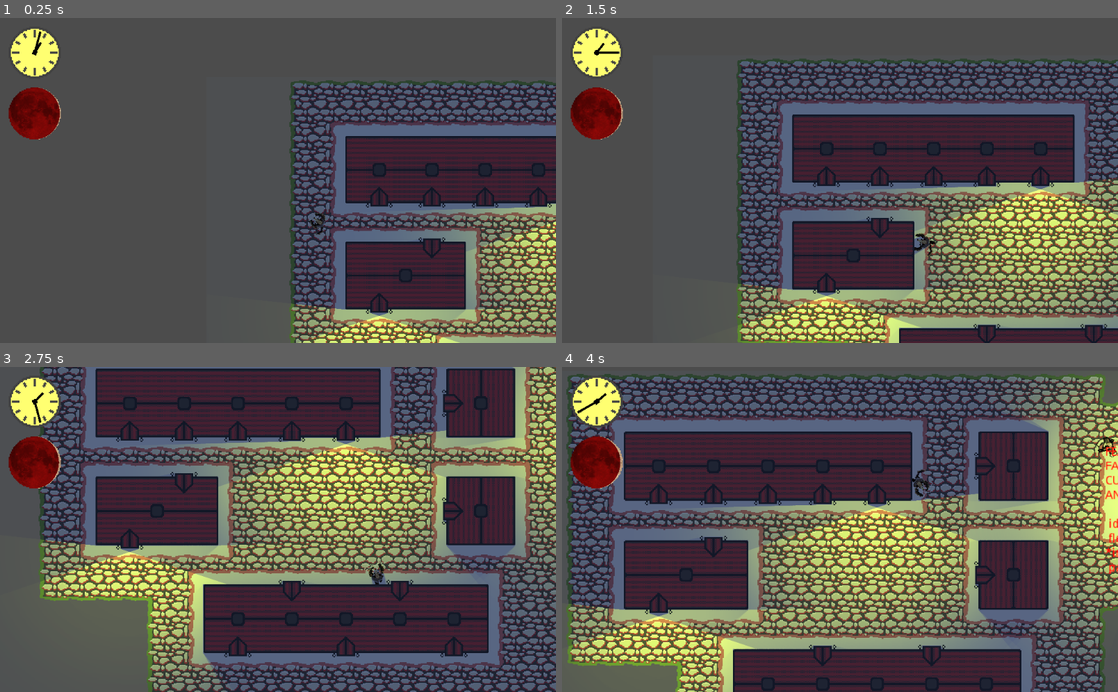
Above: before the commit, frames 1-4 (two rows, left to right).
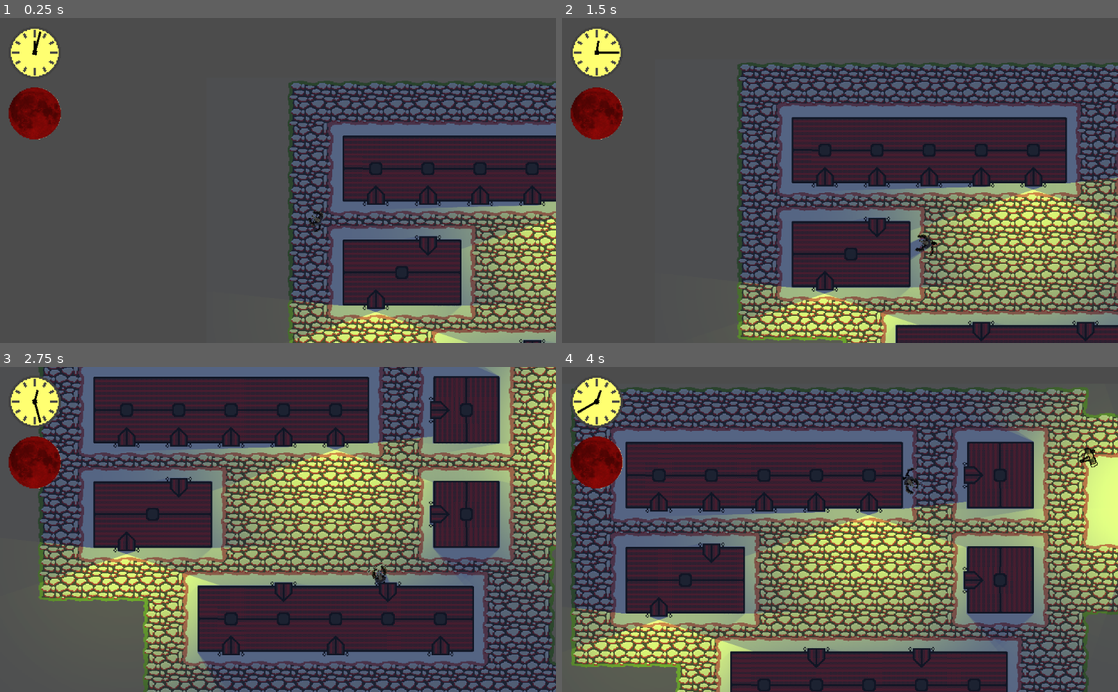
Above: after the commit, the same moments.

Repository: marc-hugh-tom/game-off-2020
Game: Godot game, scene res://nodes/PlayState.tscn
Same seed, same stepped clock (60 frames per second), same inputs: the game is played once before the commit and once after it.
Inputs (mouse positions are in pixels of both pictures, inside the frame that each line leads up to):
- Up to frame 1 (0.25 s): no input
- Up to frame 2 (1.5 s): move the mouse to (962, 164) at 0.52 s; press the mouse at (962, 164) at 0.53 s; hold D (right) 0.53-1.28 s; move the mouse to (728, 196) at 1.27 s; release the mouse at (728, 196) at 1.28 s; hold S (down) from 1.28 s (still down); click (728, 196) at 1.35 s
- Up to frame 3 (2.75 s): move the mouse to (333, 458) at 2.02 s; release S (down) at 2.03 s; hold D (right) from 2.03 s (still down); hold Right mouse button (bark) from 2.03 s (still down); click (333, 458) at 2.3 s
- Up to frame 4 (4 s): move the mouse to (812, 594) at 2.77 s; release D (right) at 2.78 s; release Right mouse button (bark) at 2.78 s; hold W (up) 2.78-3.53 s; click (812, 594) at 2.85 s; move the mouse to (1006, 578) at 3.52 s; press the mouse at (1006, 578) at 3.53 s; hold A (left) from 3.53 s (still down)

The runs differ from the first frame. In frame 1, 20% of the frame differs, in the area x 5-100%, y 6-100%; in frame 2, 32%; in frame 3, 50%; in frame 4, 58%, in the area x 0-100%, y 2-100%.
Error before the commit: Parse Error: The identifier "DoInvestigation" isn't declared in the current scope. (res://nodes/villager/actions/scripts/Attack.gd:71)

Commit message:
add wip attacking

Diff:
--- a/nodes/villager/Villager.gd
+++ b/nodes/villager/Villager.gd
@@ -56,7 +56,7 @@
 
 # debug mode
 # TODO: move somewhere global
-var DEBUG = true
+var DEBUG = false
 
 # the current action in the villager's FSM
 var current_action
@@ -282,3 +282,12 @@
 func hurt():
 	$AudioStreamPlayer2D.stream = load("res://assets/sounds/stab.ogg")
 	$AudioStreamPlayer2D.play()
+
+var _can_attack = true
+
+func can_attack():
+	return _can_attack
+
+func do_attack():
+	print("do attack")
+	_can_attack = false
--- a/nodes/villager/actions/scripts/Attack.gd
+++ b/nodes/villager/actions/scripts/Attack.gd
@@ -15,6 +15,11 @@
 	return ray.is_colliding() and \
 		ray.get_collider() == werewolf
 
+func distance_squared_to_werewolf():
+	if not can_see_werewolf():
+		return 999999.0
+	return villager.position.distance_squared_to(villager.werewolf.position)
+
 class Null:
 	func physics_process(delta):
 		return self
@@ -22,8 +27,20 @@
 	func get_label():
 		return ""
 
-	func get_priority():
-		return 1
+class DoAttack:
+	var attack: Attack
+
+	func _init(in_attack: Attack):
+		self.attack = in_attack
+
+	func physics_process(delta):
+		if attack.villager.can_attack():
+			attack.villager.do_attack()
+
+		return RunTowardsWerewolf.new(attack)
+
+	func get_label():
+		return "attacking"
 
 class RunTowardsWerewolf:
 	var attack: Attack
@@ -35,6 +52,9 @@
 		var villager = attack.villager
 
 		if attack.can_see_werewolf():
+			if attack.distance_squared_to_werewolf() < 500.0:
+				return DoAttack.new(attack)
+
 			var werewolf = villager.werewolf
 			var towards_werewolf = (werewolf.position - villager.position).normalized()
 			villager.set_rotation_with_delta(villager.position + towards_werewolf, delta)
@@ -45,9 +65,6 @@
 
 	func get_label():
 		return "run towards werewolf"
-
-	func get_priority():
-		return 3
 
 class SearchForWerewolf:
 	var attack: Attack
@@ -68,7 +85,10 @@
 			# we have reached the end of our path, or we have
 			# searched for longer than 10 seconds
 			# we should now switch to investigating whatever we found
-			return DoInvestigation.new(target, attack.villager)
+			return LookAround.new(attack)
+
+		if attack.can_see_werewolf():
+			return RunTowardsWerewolf.new(attack)
 
 		var villager = attack.villager
 		target = route[0]
@@ -80,27 +100,45 @@
 			route.remove(0)
 		return self
 
-	func get_priority():
-		return 1
-
 	func get_label():
 		return "searching"
 
-func _ready():
-#	Engine.time_scale = 0.2
-	# create_update_navigation_timer()
-	return
+class LookAround:
+	var pause_time = 2.0
+	var initial_rotation
+	var running_delta = 0.0
+	var attack
 
-func create_update_navigation_timer():
-	update_nav_timer.connect("timeout", self, "update_navigation")
-	update_nav_timer.set_wait_time(0.3)
-	update_nav_timer.set_one_shot(false)
+	func _init(in_attack):
+		self.attack = in_attack
+		self.initial_rotation = in_attack.villager.rotation
+
+	func physics_process(delta):
+		if attack.can_see_werewolf():
+			return RunTowardsWerewolf.new(attack)
+
+		self.pause_time -= delta
+		if pause_time <= 0:
+			attack.villager.set_emotion(Villager.Emotion.ANGER, 0.0)
+			return Null.new()
+
+		attack.villager.rotation = self.initial_rotation + (PI / 4 * sin(PI * running_delta))
+		running_delta += delta
+
+		return self
+
+	func get_label():
+		return "look around"
+
+	func get_priority():
+		return 2
 
 func get_label():
 	return "attack (%s) priority (%s)" % \
 		[current_state.get_label(),  str(get_priority())]
 
 func on_enter():
+	villager.set_emotion(Villager.Emotion.CURIOSITY, 0.0, null)
 	current_state = RunTowardsWerewolf.new(self)
 
 func on_exit():
@@ -133,4 +171,3 @@
 
 func get_priority():
 	return 4
-	#return current_state.get_priority()
--- a/nodes/villager/senses/scripts/Sight.gd
+++ b/nodes/villager/senses/scripts/Sight.gd
@@ -28,7 +28,7 @@
 			villager.amend_emotion(Villager.Emotion.ANGER, -delta)
 
 func seen_werewolf():
-	if TimeManager.is_day() or villager.get_emotion_intensity(Villager.Emotion.ANGER) > 0.0:
+	if TimeManager.is_day():
 		villager.set_emotion(Villager.Emotion.ANGER, 10)
 	else:
 		villager.set_emotion(Villager.Emotion.FEAR, 10)
--- a/scripts/Werewolf.gd
+++ b/scripts/Werewolf.gd
@@ -70,6 +70,5 @@
 		$Camera2D.set_drag_margin(margin, new_scale)
 
 func _on_ClawsArea_body_entered(body):
-	print("gotcha")
 	if body.is_in_group("Victim"):
 		body.hurt()
--- a/scripts/time_manager.gd
+++ b/scripts/time_manager.gd
@@ -4,7 +4,7 @@
 var dusk = 18.0
 var game_seconds_in_an_hour = 6.0
 
-var current_time = dawn
+var current_time = 0.0
 
 func _ready():
 	assert(dawn < dusk)
@@ -22,7 +22,8 @@
 	return(current_time / game_seconds_in_an_hour)
 
 func is_day():
-	return current_time > dawn and current_time < dusk
+	return current_time > (dawn * game_seconds_in_an_hour) and \
+		current_time < (dusk * game_seconds_in_an_hour)
 
 func is_night():
 	return not is_day()
